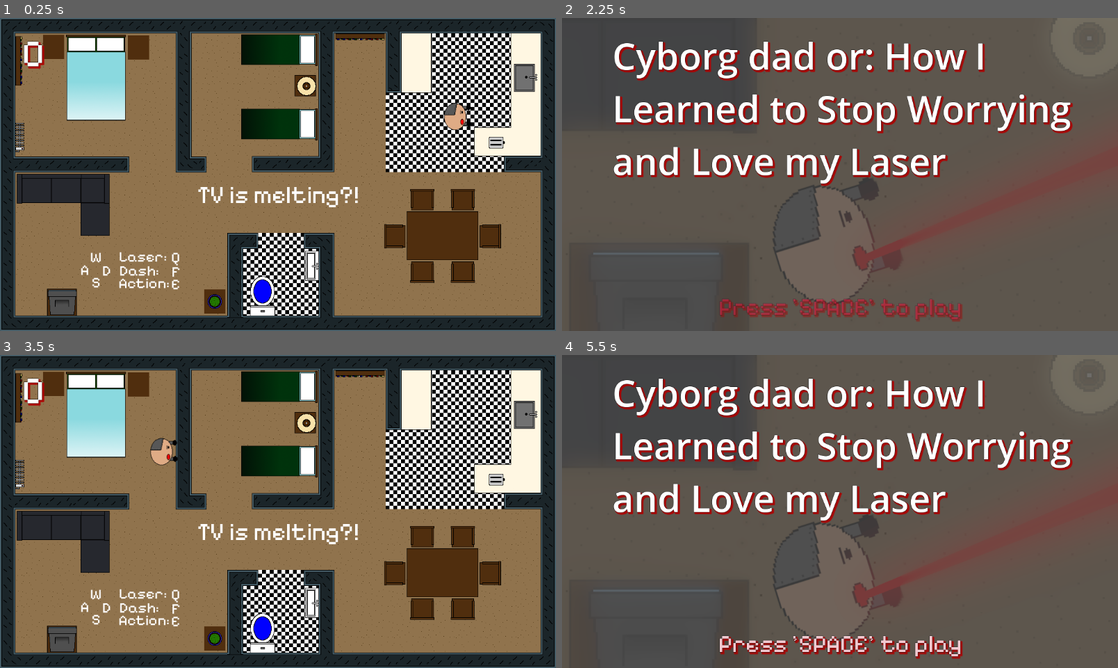
Above: before the commit, frames 1-4 (two rows, left to right).
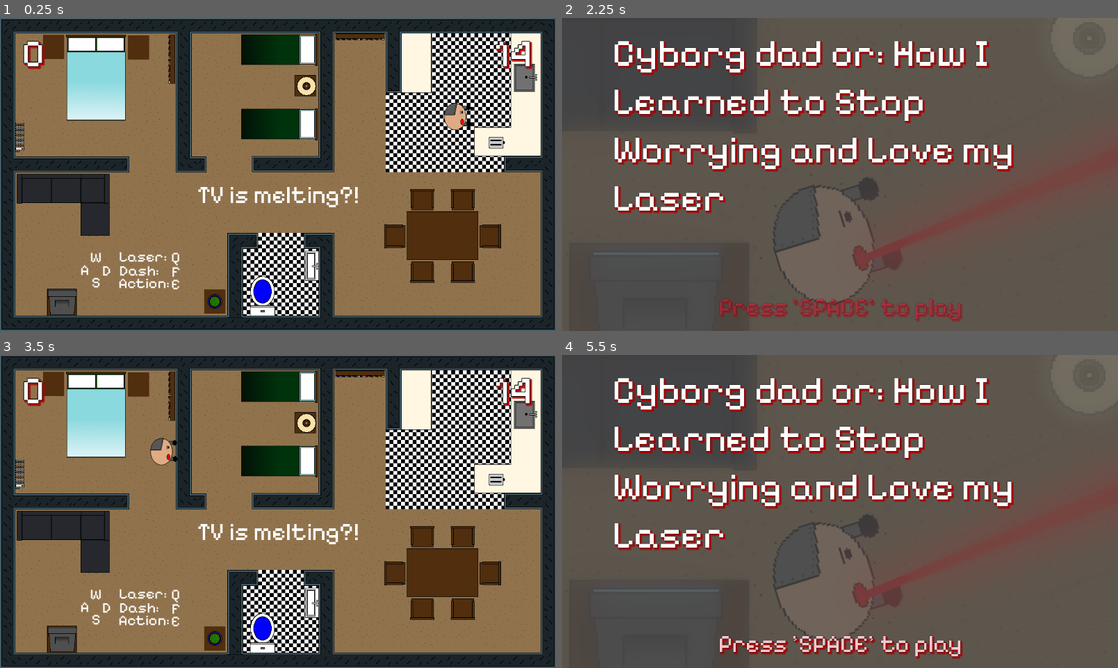
Above: after the commit, the same moments.

Repository: discoaaron/gamejam
Game: Godot game, scene res://Main.tscn
Two runs of this game, one before a commit and one after it. Both use one fixed random seed, a clock stepped at 60 frames per second and the inputs below. This scene is started directly instead of the project's main scene.
Inputs:
- Up to frame 1 (0.25 s): no input
- Up to frame 2 (2.25 s): tap Enter at 0.5 s; tap A (a) at 0.6 s; tap D (d) at 0.8, 1.35 s; tap E (e) at 1.55, 2.1 s; tap Space (space) at 2 s
- Up to frame 3 (3.5 s): tap F (f) at 2.3, 2.85 s; tap Space (space) at 2.75 s; tap Q (q) at 3.05 s
- Up to frame 4 (5.5 s): tap Space (space) at 3.5, 4.25, 5 s; tap Q (q) at 3.6 s; tap S (s) at 3.8, 4.35 s; tap W (w) at 4.55, 5.1 s; tap A (a) at 5.3 s

The runs differ from the first frame. In frame 1, 0.8% of the frame differs, in the area x 2-96%, y 5-22%; in frame 2, 15%, in the area x 9-92%, y 7-63%; in frame 3, 0.8%; in frame 4, 15%.

Commit message:
Game over timer added

Diff:
--- a/game/Main.tscn
+++ b/game/Main.tscn
@@ -408,8 +408,7 @@
 scale = Vector2(0.8, 0.8)
 
 [node name="Bookshelf2" parent="." instance=ExtResource("27_y54mv")]
-position = Vector2(58, 89)
-rotation = 3.14159
+position = Vector2(337, 85)
 scale = Vector2(0.8, 0.8)
 
 [node name="Plant" type="Sprite2D" parent="."]
@@ -451,5 +450,9 @@
 stream = ExtResource("34_rvekp")
 volume_db = -18.0
 
+[node name="Level_Timer" type="Timer" parent="."]
+wait_time = 40.0
+
 [connection signal="timeout" from="Heartbeat" to="." method="_on_heartbeat_timeout"]
 [connection signal="timeout" from="StartCooldown" to="." method="_on_start_cooldown_timeout"]
+[connection signal="timeout" from="Level_Timer" to="." method="_on_level_timer_timeout"]
--- a/game/autoloaders/globals.gd
+++ b/game/autoloaders/globals.gd
@@ -14,3 +14,4 @@
 var risk_group = ["RiskItems"]
 var move_cooldown: bool = true
 var current_risk:StaticBody2D = null
+const game_timer: int = 10
--- a/game/autoloaders/signal_manager.gd
+++ b/game/autoloaders/signal_manager.gd
@@ -33,3 +33,4 @@
 signal chair_exit
 
 signal update_score(score: int)
+signal update_timer(timer: int)
--- a/game/fonts/working_title.tres
+++ b/game/fonts/working_title.tres
@@ -1,7 +1,10 @@
-[gd_resource type="LabelSettings" format=3 uid="uid://bl3m4ihdash5m"]
+[gd_resource type="LabelSettings" load_steps=2 format=3 uid="uid://bl3m4ihdash5m"]
+
+[ext_resource type="FontFile" uid="uid://cw6g0hytutgdl" path="res://fonts/PixelifySans-VariableFont_wght.ttf" id="1_e62hl"]
 
 [resource]
-font_size = 77
+font = ExtResource("1_e62hl")
+font_size = 80
 outline_size = 2
 outline_color = Color(0, 0, 0, 1)
 shadow_size = 7
--- a/game/main.gd
+++ b/game/main.gd
@@ -13,6 +13,7 @@
 @onready var take_a_step_audio: AudioStreamPlayer = $TakeAStepAudio
 @onready var success_audio: AudioStreamPlayer = $SuccessAudio
 @onready var success_2_audio: AudioStreamPlayer = $Success2Audio
+@onready var level_timer: Timer = $Level_Timer
 
 @onready var toaster: StaticBody2D = $RiskItems/Toaster
 @onready var toilet: StaticBody2D = $RiskItems/Toilet
@@ -26,6 +27,8 @@
 	SignalManager.risk_item_dashed.connect(game_over_dash)
 	SignalManager.baby_saved.connect(update_score)
 	SignalManager.win_condition_achieved.connect(update_score)
+	SignalManager.update_timer.connect(update_timer)
+
 
 	# HUD only
 	SignalManager.laser_fired.connect(set_hud_controls_laser)
@@ -43,6 +46,7 @@
 		set_default_controls()
 		set_all_hud_controls()
 	heart_pulse()
+	update_timer()
 
 func set_default_controls() -> void:
 		dad.up = "w"
@@ -58,6 +62,8 @@
 	_spawnBaby()
 	Globals.move_cooldown = true
 	start_cooldown.start()
+	set_level_timer()
+	level_timer.start()
 
 func update_score() -> void:
 	ScoreManager.increase_score()
@@ -172,11 +178,15 @@
 		var thing_name = str(collidedThing).split(":")[0]
 		game_over(str("Game Over\n You dashed into the ", thing_name))
 
+func game_over_timer() -> void:
+	game_over(str("Game Over\n You ran out of time!"))
+
 func game_over(text: String) -> void:
 	$Label.text = text
 	ScoreManager.reset_score()
 	remove_child(dad)
 	dad.queue_free()
+	level_timer.stop()
 
 func heart_pulse() -> void:
 	if Globals.heartbeat_pulse_ready:
@@ -189,3 +199,19 @@
 
 func _on_start_cooldown_timeout() -> void:
 	Globals.move_cooldown = false
+
+func set_level_timer() -> void:
+	var current_level_time = Globals.game_timer - ScoreManager.score
+	if current_level_time >= 15:
+		level_timer.wait_time = current_level_time
+	else:
+		level_timer.wait_time = 15
+	print("Level timer is: ", level_timer.wait_time)
+
+func update_timer() -> void:
+	if level_timer.time_left > 0:
+		var time_left = level_timer.time_left
+		SignalManager.update_timer.emit(time_left)
+
+func _on_level_timer_timeout() -> void:
+	game_over_timer()
--- a/game/scenes/hud/hud.gd
+++ b/game/scenes/hud/hud.gd
@@ -1,11 +1,20 @@
 extends Control
 
 @onready var label: Label = $Label
+@onready var game_timer: Label = $GameTimer
+
 
 # Called when the node enters the scene tree for the first time.
 func _ready() -> void:
 	label.text = str(ScoreManager.score)
+	game_timer.text = str(Globals.game_timer)
 	SignalManager.update_score.connect(update_score)
+	SignalManager.update_timer.connect(update_timer)
+
+
 
 func update_score(score: int) -> void:
 	label.text = str(score)
+
+func update_timer(timer: int) -> void:
+	game_timer.text = str(timer)
--- /dev/null
+++ b/game/scenes/hud/hud.tres
@@ -0,0 +1,12 @@
+[gd_resource type="LabelSettings" load_steps=2 format=3 uid="uid://diukt8yevayq4"]
+
+[ext_resource type="FontFile" uid="uid://cw6g0hytutgdl" path="res://fonts/PixelifySans-VariableFont_wght.ttf" id="1_eybul"]
+
+[resource]
+font = ExtResource("1_eybul")
+font_size = 80
+outline_size = 5
+outline_color = Color(0, 0, 0, 1)
+shadow_size = 10
+shadow_color = Color(0.686275, 0, 0, 0.803922)
+shadow_offset = Vector2(3, 3)
--- a/game/scenes/hud/hud.tscn
+++ b/game/scenes/hud/hud.tscn
@@ -1,16 +1,7 @@
-[gd_scene load_steps=4 format=3 uid="uid://t50cjbmojbxg"]
+[gd_scene load_steps=3 format=3 uid="uid://t50cjbmojbxg"]
 
-[ext_resource type="FontFile" uid="uid://cw6g0hytutgdl" path="res://fonts/PixelifySans-VariableFont_wght.ttf" id="1_hrru1"]
 [ext_resource type="Script" path="res://scenes/hud/hud.gd" id="1_s6dbq"]
-
-[sub_resource type="LabelSettings" id="LabelSettings_4cdwg"]
-font = ExtResource("1_hrru1")
-font_size = 80
-outline_size = 2
-outline_color = Color(0, 0, 0, 1)
-shadow_size = 7
-shadow_color = Color(0.686275, 0, 0, 0.803922)
-shadow_offset = Vector2(3, 3)
+[ext_resource type="LabelSettings" uid="uid://diukt8yevayq4" path="res://scenes/hud/hud.tres" id="2_q47il"]
 
 [node name="HUD" type="Control"]
 layout_mode = 3
@@ -27,4 +18,17 @@
 offset_top = 25.0
 offset_right = 92.0
 offset_bottom = 122.0
-label_settings = SubResource("LabelSettings_4cdwg")
+label_settings = ExtResource("2_q47il")
+
+[node name="GameTimer" type="Label" parent="."]
+top_level = true
+layout_mode = 1
+anchors_preset = 1
+anchor_left = 1.0
+anchor_right = 1.0
+offset_left = -97.0
+offset_top = 25.0
+offset_right = -50.0
+offset_bottom = 131.0
+grow_horizontal = 0
+label_settings = ExtResource("2_q47il")
